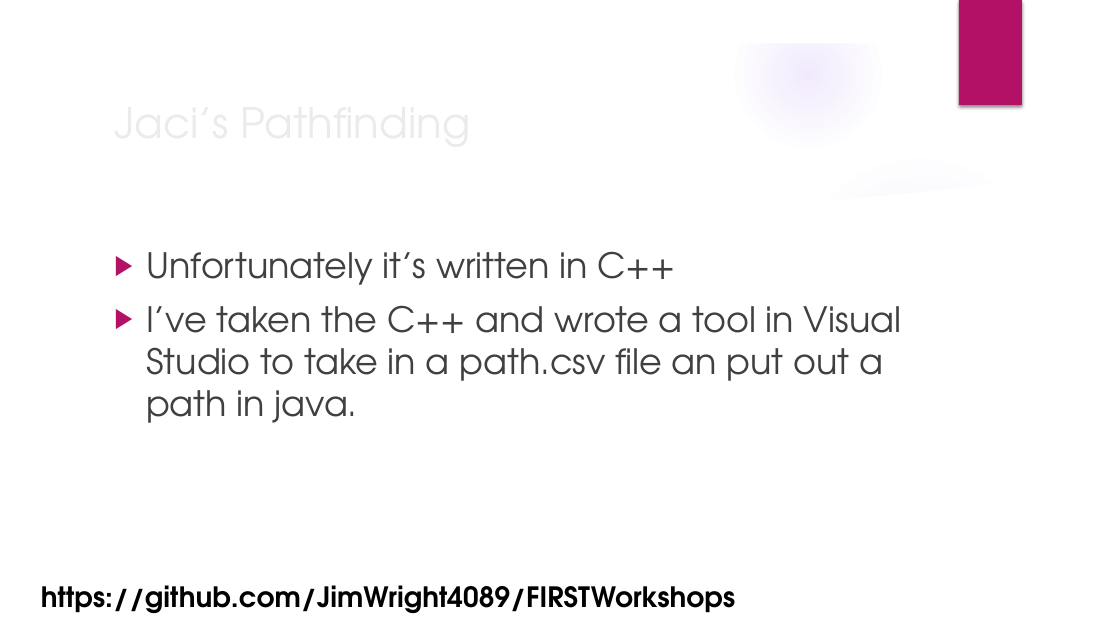
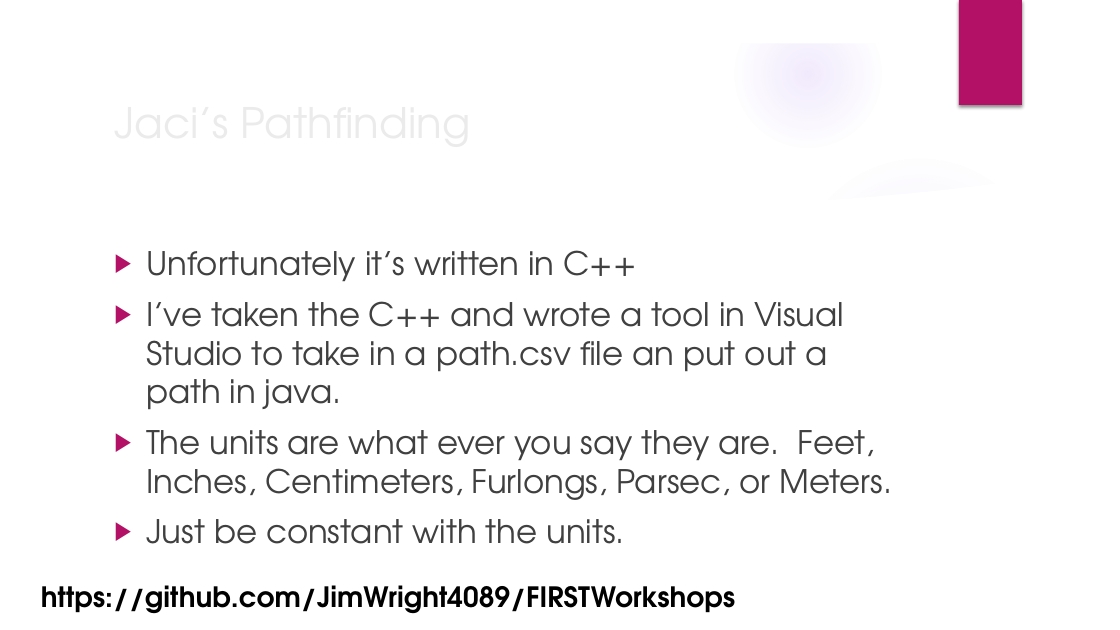
Before and after one commit to JimWright4089/FIRSTWorkshops, a slide deck: slide 19 of FTC/2018/Advanced FTC Code.pptx. Drawn at 1120x630 pixels with LibreOffice and Linux fonts; fonts in the diff are those of the drawing; background and template pictures are left out. Boxes give left, top, right and bottom in pixels: in the first picture for what was removed or moved away, otherwise in the second. Text is boxed around its words. In the diff, an @@ line names an element or a change of style, - is before the commit and + after.

```diff
--- a/FTC/2018/Advanced FTC Code.pptx
+++ b/FTC/2018/Advanced FTC Code.pptx
@@ text at [146, 250, 844, 410]: size 30 to 27.8 pt in "Unfortunately it’s written in C++", "I’ve taken the C++ and wrote a ..." @@
@@ text at [146, 430, 892, 544]: paragraphs added @@
+▶ The units are what ever you say they are. Feet, Inches, Centimeters, Furlongs, Parsec, or Meters.
+▶ Just be constant with the units.
```
Also in this commit, not shown: 1 other slide changed, 8 slides added.
